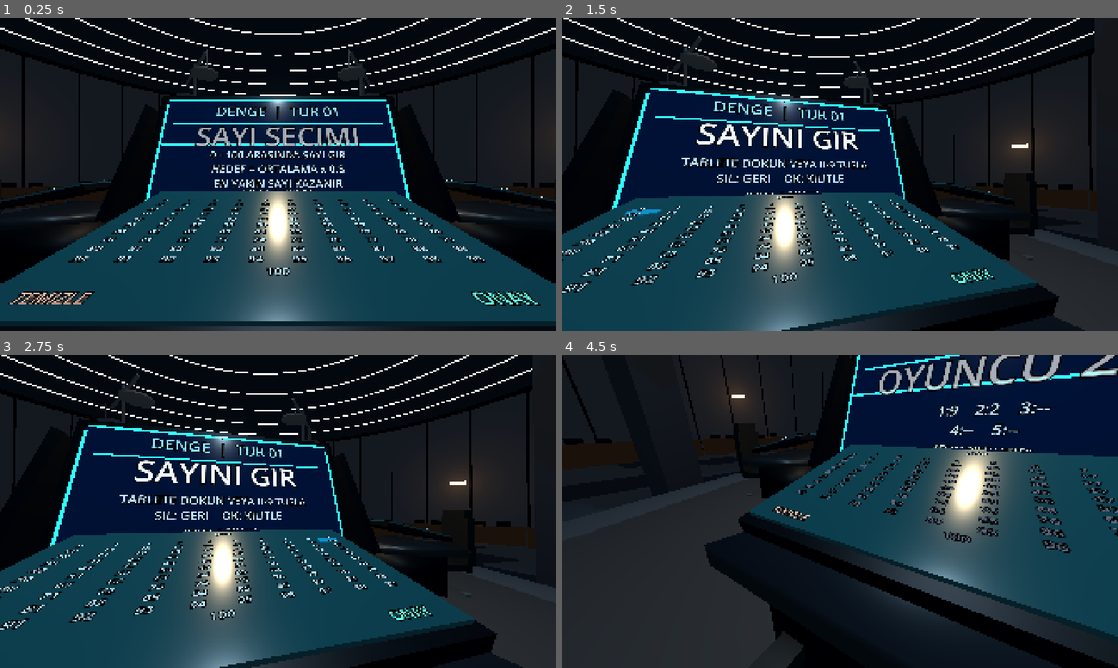
Above: before the commit, frames 1-4 (two rows, left to right).
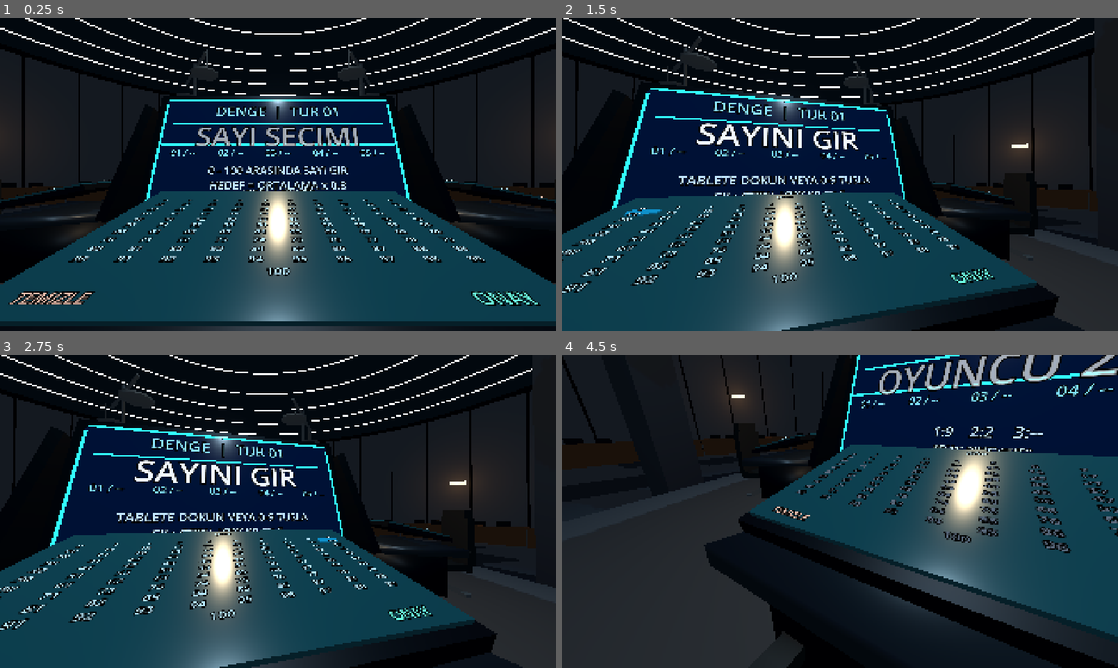
Above: after the commit, the same moments.

Repository: SerkanAydin06/DENGE
Game: Godot game, scene res://scenes/game_room.tscn
Same seed, same stepped clock (60 frames per second), same inputs: the game is played once before the commit and once after it.
Inputs (mouse positions are in pixels of both pictures, inside the frame that each line leads up to):
- Up to frame 1 (0.25 s): no input
- Up to frame 2 (1.5 s): tap Enter at 0.5 s; move the mouse to (867, 174) at 0.52 s; tap E at 0.6 s; click (867, 174) at 0.67 s; move the mouse to (728, 190) at 1.27 s; tap 0 at 1.35 s; click (728, 190) at 1.42 s
- Up to frame 3 (2.75 s): tap Space at 2 s; move the mouse to (333, 442) at 2.02 s; tap 9 at 2.1 s; click (333, 442) at 2.17 s
- Up to frame 4 (4.5 s): tap Enter at 2.75, 3.6 s; move the mouse to (812, 574) at 2.77 s; tap Backspace at 2.85 s; click (812, 574) at 2.92 s; tap Space at 3.5 s; move the mouse to (878, 514) at 3.52 s; click (878, 514) at 3.67 s; move the mouse to (795, 508) at 4.27 s; tap Keypad Enter at 4.35 s; click (795, 508) at 4.42 s

The runs differ from the first frame. In frame 1, 1.6% of the frame differs, in the area x 30-70%, y 42-55%; in frame 2, 1.7%, in the area x 15-59%, y 40-57%; in frame 3, 1.7%; in frame 4, 1.2%.

Commit message:
Add five individual cyan player number readouts to enlarged blue result display

Diff:
--- a/scenes/props/player_station.tscn
+++ b/scenes/props/player_station.tscn
@@ -959,8 +959,45 @@
 font_size = 110
 modulate = Color(0.95, 0.98, 1, 1)
 
+[node name="PlayerReadouts" type="Node3D" parent="ResultDisplay/ResultMonitor"]
+
+[node name="Player_1" type="Label3D" parent="ResultDisplay/ResultMonitor/PlayerReadouts"]
+position = Vector3(-0.92, 0.035, 0.088)
+text = "01 / --"
+font_size = 56
+pixel_size = 0.0016
+modulate = Color(0.50, 0.89, 0.99, 1)
+
+[node name="Player_2" type="Label3D" parent="ResultDisplay/ResultMonitor/PlayerReadouts"]
+position = Vector3(-0.46, 0.035, 0.088)
+text = "02 / --"
+font_size = 56
+pixel_size = 0.0016
+modulate = Color(0.50, 0.89, 0.99, 1)
+
+[node name="Player_3" type="Label3D" parent="ResultDisplay/ResultMonitor/PlayerReadouts"]
+position = Vector3(0, 0.035, 0.088)
+text = "03 / --"
+font_size = 56
+pixel_size = 0.0016
+modulate = Color(0.50, 0.89, 0.99, 1)
+
+[node name="Player_4" type="Label3D" parent="ResultDisplay/ResultMonitor/PlayerReadouts"]
+position = Vector3(0.46, 0.035, 0.088)
+text = "04 / --"
+font_size = 56
+pixel_size = 0.0016
+modulate = Color(0.50, 0.89, 0.99, 1)
+
+[node name="Player_5" type="Label3D" parent="ResultDisplay/ResultMonitor/PlayerReadouts"]
+position = Vector3(0.92, 0.035, 0.088)
+text = "05 / --"
+font_size = 56
+pixel_size = 0.0016
+modulate = Color(0.50, 0.89, 0.99, 1)
+
 [node name="ResultDetails" type="Label3D" parent="ResultDisplay/ResultMonitor"]
-position = Vector3(0, -0.13, 0.082)
+position = Vector3(0, -0.29, 0.082)
 text = "HEDEF = ORTALAMA x 0.8"
 font_size = 56
 pixel_size = 0.00185
